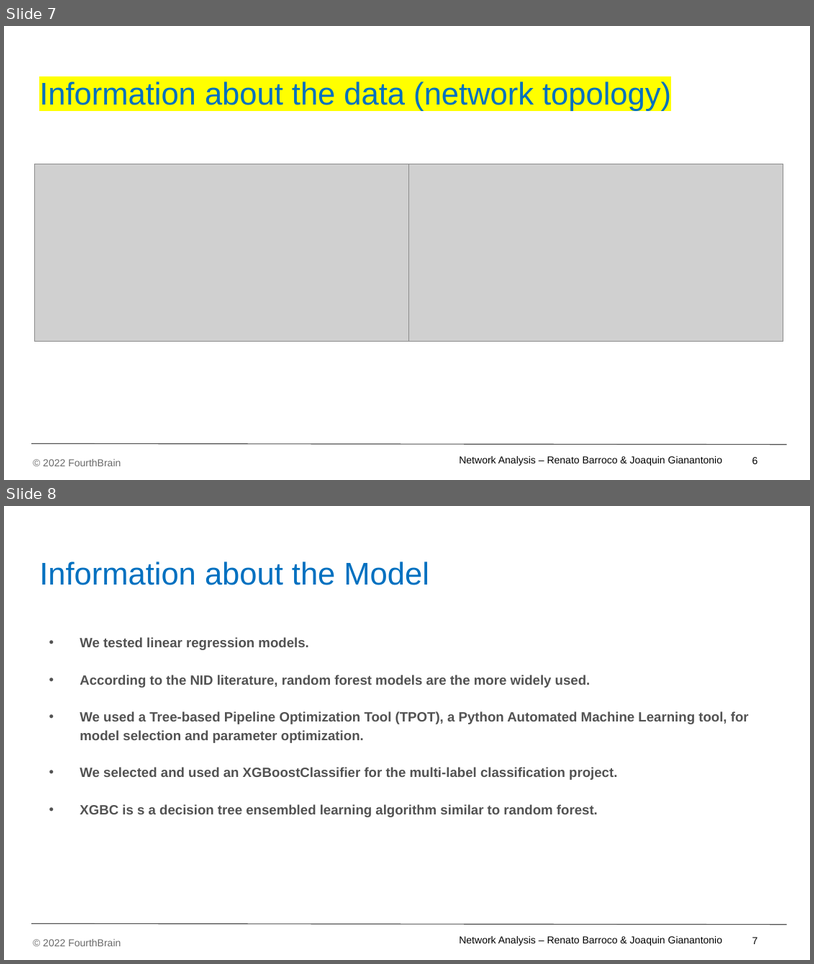
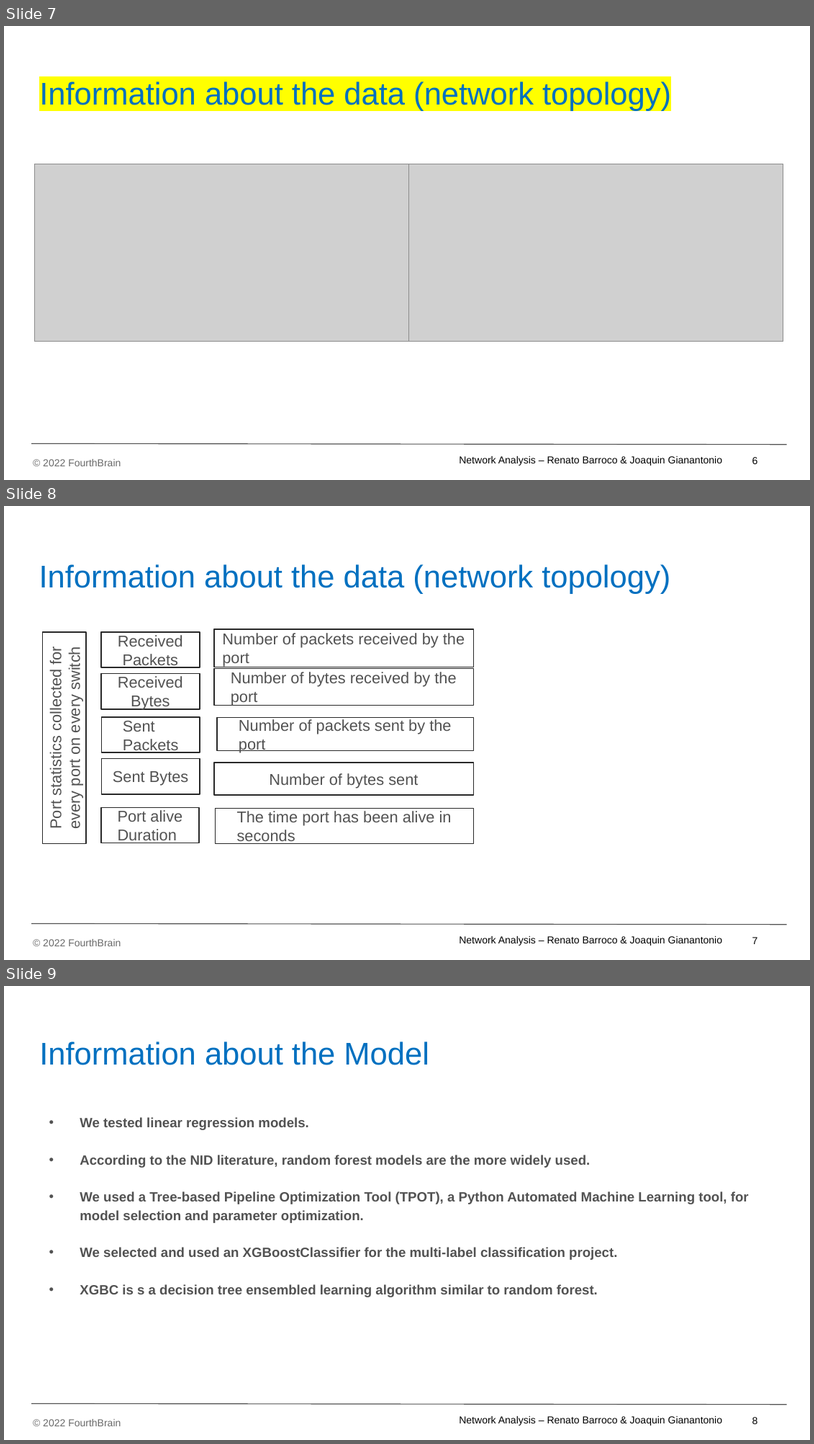
Before and after one commit to JoaquinGianan/network-analytics, a slide deck: powerpoint/Network Analysis - MLE Capstone Presentation_v06.pptx. Shown one above the other, each under a label of ours: slides 7 and 8 before the commit, slides 7, 8 and 9 after it. The pictures are 814x964 and 814x1444 pixels, drawn with LibreOffice and Linux fonts; fonts in the diff are those of the drawing; grey boxes stand for pictures; background and template pictures are left out. Boxes give left, top, right and bottom in pixels: in the first picture for what was removed or moved away, otherwise in the second. Text is boxed around its words. In the diff, an @@ line names an element or a change of style, - is before the commit and + after.

```diff
--- a/powerpoint/Network Analysis - MLE Capstone Presentation_v06.pptx
+++ b/powerpoint/Network Analysis - MLE Capstone Presentation_v06.pptx
@@ slide 8 added at (4,506,810,960), background #FFFFFF; not listed: 4 template elements that a slide beside it also shows @@
@@ title added at (39,564,671,594), 28 pt, text #0070C0 @@
+Information about the data (network topology)
@@ rectangle added at (43,632,86,843), outline #292929 1 pt, 14 pt, text #525252 @@
+Port statistics collected for every port on every switch
@@ rectangle added at (100,632,199,667), outline #292929 1 pt, 14 pt, text #525252 @@
+Received Packets
@@ rectangle added at (214,629,474,667), outline #292929 1 pt, 14 pt, text #525252 @@
+Number of packets received by the port
@@ rectangle added at (100,674,199,709), outline #292929 1 pt, 14 pt, text #525252 @@
+Received Bytes
@@ rectangle added at (214,668,474,705), outline #292929 1 pt, 14 pt, text #525252 @@
+Number of bytes received by the port
@@ rectangle added at (102,716,200,752), outline #292929 1 pt, 14 pt, text #525252 @@
+Sent Packets
@@ rectangle added at (217,717,473,750), outline #292929 1 pt, 14 pt, text #525252 @@
+Number of packets sent by the port
@@ rectangle added at (102,759,200,794), outline #292929 1 pt, 14 pt, text #525252 @@
+Sent Bytes
@@ rectangle added at (214,762,474,795), outline #292929 1 pt, 14 pt, text #525252 @@
+Number of bytes sent
@@ rectangle added at (100,808,199,843), outline #292929 1 pt, 14 pt, text #525252 @@
+Port alive Duration
@@ rectangle added at (215,808,474,844), outline #292929 1 pt, 14 pt, text #525252 @@
+The time port has been alive in seconds
@@ what was slide 8 is now slide 9 @@
@@ page number at (753,1417,759,1424): text changed @@
-7
+8
```
Also in this commit, not shown: 2 slides changed, 1 other slide added.
